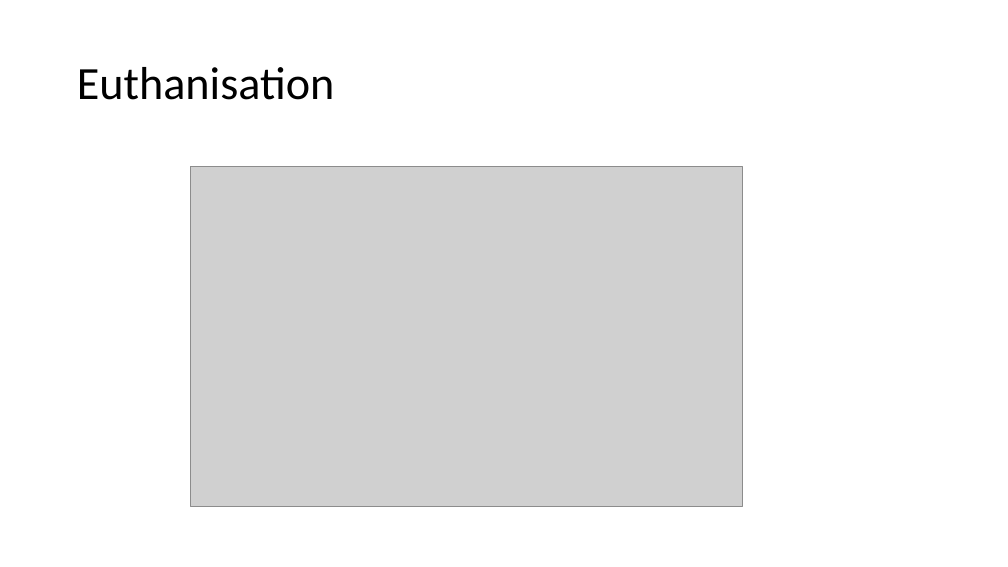
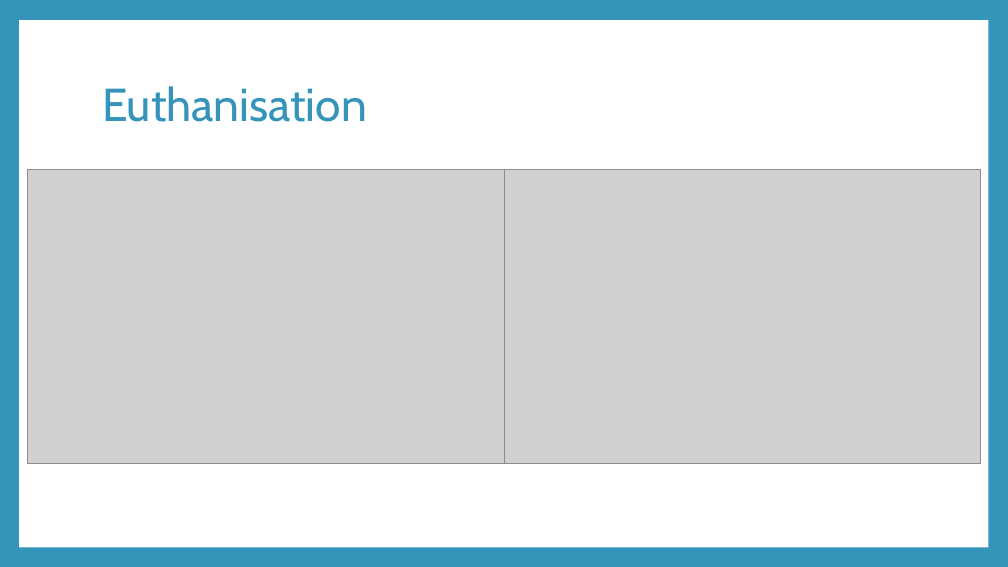
Before and after one commit to awyllie87/RSPCA, a slide deck: slide 8 of presentation.pptx (slide 6 before the commit). Drawn at 1008x567 pixels with LibreOffice and Linux fonts; fonts in the diff are those of the drawing; grey boxes stand for pictures. Boxes give left, top, right and bottom in pixels: in the first picture for what was removed or moved away, otherwise in the second. Text is boxed around its words. In the diff, an @@ line names an element or a change of style, - is before the commit and + after.

```diff
--- a/presentation.pptx
+++ b/presentation.pptx
@@ background #FFFFFF to #3494BA @@
@@ rectangle added at (x1=19, y1=20, x2=988, y2=547), fill #FFFFFF @@
@@ title "Euthanisation" moved from (x1=77, y1=67, x2=335, y2=100) to (x1=102, y1=86, x2=367, y2=122) @@
@@ title "Euthanisation" at (x1=102, y1=86, x2=367, y2=122): font Calibri to Cabin, text colour #000000 to #3494BA @@
@@ picture resized from (x1=191, y1=166, x2=742, y2=507) to (x1=28, y1=169, x2=504, y2=464) @@
@@ picture added at (x1=504, y1=169, x2=981, y2=464) @@
```
Also in this commit, not shown: 5 other slides changed, 5 slides added, 1 slide removed, 11 other files.
